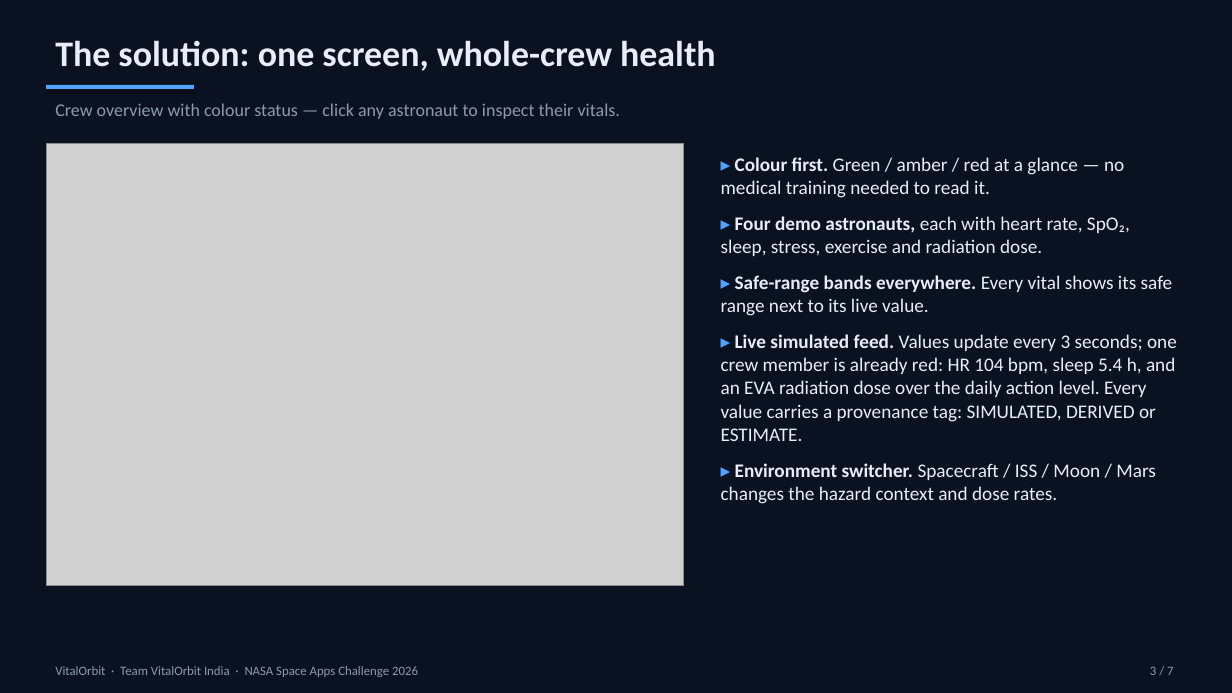
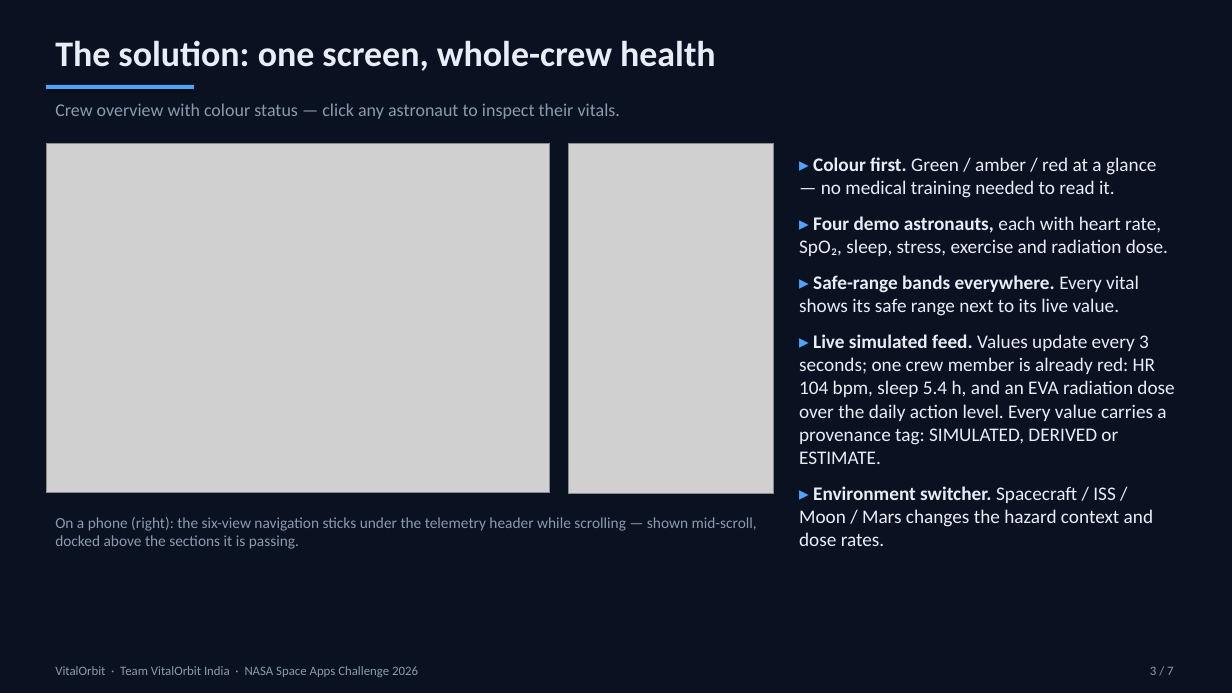
Before and after one commit to iamartya15/vitalorbit-space-apps-2026, a slide deck: slide 3 of deck/VitalOrbit-Demo-Deck.pptx. Drawn at 1232x693 pixels with LibreOffice and Linux fonts; fonts in the diff are those of the drawing; grey boxes stand for pictures. Boxes give left, top, right and bottom in pixels: in the first picture for what was removed or moved away, otherwise in the second. Text is boxed around its words. In the diff, an @@ line names an element or a change of style, - is before the commit and + after.

Commit message:
Deploy VitalOrbit audit build + corrected demo deck

```diff
--- a/deck/VitalOrbit-Demo-Deck.pptx
+++ b/deck/VitalOrbit-Demo-Deck.pptx
@@ picture: place and size @@
-picture at [46,143,684,586]
+picture at [46,143,550,493]
@@ picture added at [568,143,774,494] @@
@@ text "▸ Colour first. Green / ..." rewrapped from [721,157,1177,504] to [799,157,1174,546] @@
@@ text added at [55,517,757,549], 12 pt, text #8A9BB0 @@
+On a phone (right): the six-view navigation sticks under the telemetry header while scrolling — shown mid-scroll, docked above the sections it is passing.
```
Also in this commit, not shown: 2 other slides changed, 1 other file.
